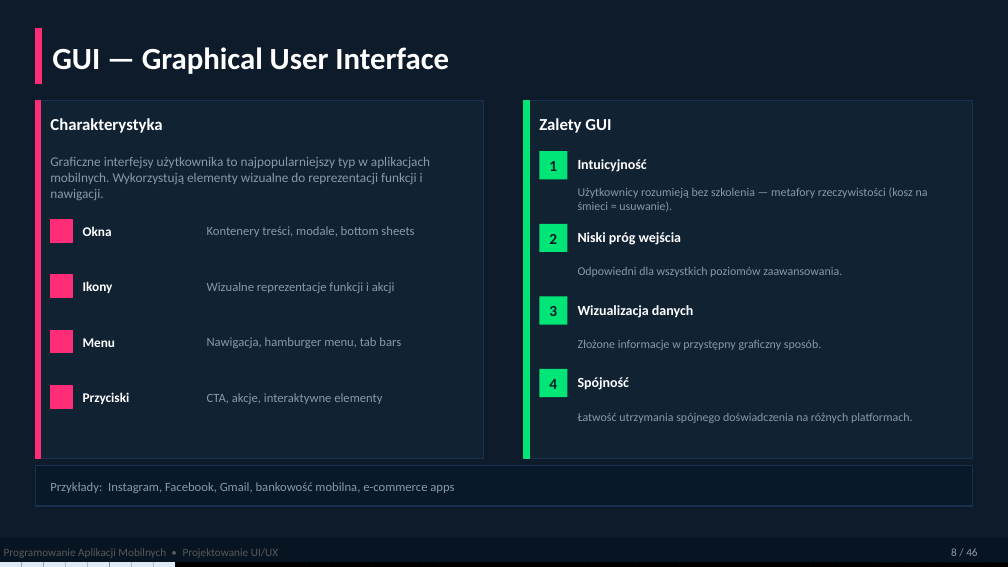
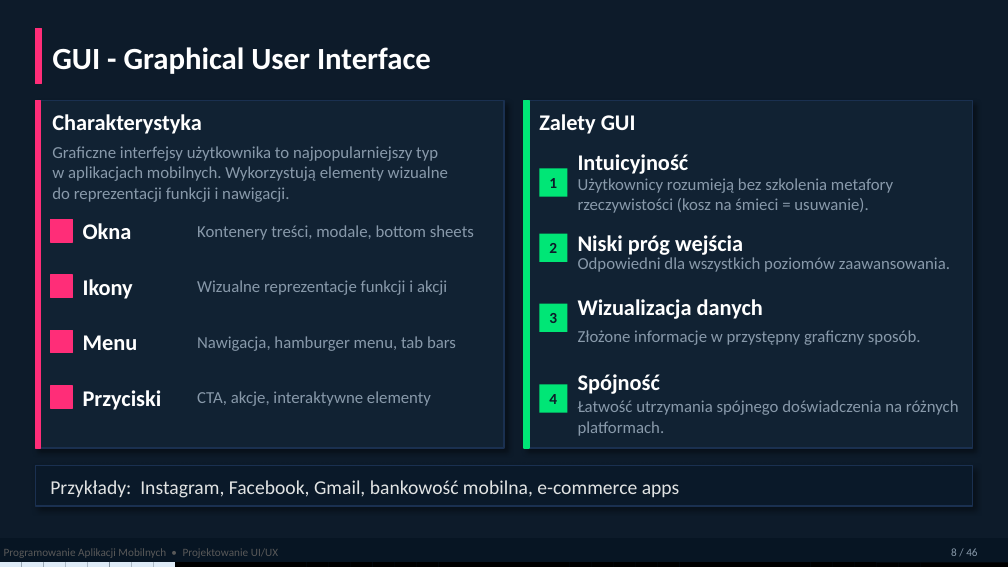
Before and after one commit to MatPomGit/mobileHub, a slide deck: slide 8 of wyklady/w3_ui.pptx. Drawn at 1008x567 pixels with LibreOffice and Linux fonts; fonts in the diff are those of the drawing. Boxes give left, top, right and bottom in pixels: in the first picture for what was removed or moved away, otherwise in the second. Text is boxed around its words. In the diff, an @@ line names an element or a change of style, - is before the commit and + after.

```diff
--- a/wyklady/w3_ui.pptx
+++ b/wyklady/w3_ui.pptx
@@ text at box(52, 47, 431, 74): text changed @@
-GUI — Graphical User Interface
+GUI - Graphical User Interface
@@ shadow on in 3 elements at box(35, 466, 973, 506), box(524, 101, 973, 449), box(35, 101, 504, 449) @@
@@ rectangle: place and size @@
-rectangle at box(35, 101, 40, 459)
+rectangle at box(35, 101, 40, 449)
@@ rectangle: place and size @@
-rectangle at box(35, 101, 484, 459)
+rectangle at box(35, 101, 504, 449)
@@ text "Charakterystyka" at box(52, 114, 201, 134): size 12 to 16 pt @@
@@ rectangle: place and size @@
-rectangle at box(524, 101, 973, 459)
+rectangle at box(524, 101, 973, 449)
@@ rectangle: place and size @@
-rectangle at box(524, 101, 529, 459)
+rectangle at box(524, 101, 529, 449)
@@ text "Zalety GUI" at box(539, 114, 636, 134): size 12 to 16 pt @@
@@ text "Graficzne interfejsy użytkownika to najpopularniejszy ..." at box(52, 146, 448, 202): size 9.5 to 12 pt @@
@@ rectangle "1": place and size @@
-rectangle "1" at box(539, 151, 568, 179)
+rectangle "1" at box(539, 168, 568, 197)
@@ text at box(578, 178, 893, 213): text changed; size 8.5 to 12 pt @@
-Użytkownicy rozumieją bez szkolenia — metafory rzeczywistości (kosz na śmieci = usuwanie).
+Użytkownicy rozumieją bez szkolenia metafory rzeczywistości (kosz na śmieci = usuwanie).
@@ text "Kontenery treści, modale, bottom sheets": place and size @@
-text "Kontenery treści, modale, bottom sheets" at box(207, 226, 414, 237)
+text "Kontenery treści, modale, bottom sheets" at box(197, 225, 474, 240)
@@ rectangle "2": place and size @@
-rectangle "2" at box(539, 224, 568, 252)
+rectangle "2" at box(539, 234, 568, 262)
@@ size 10 to 16 pt in 4 elements at box(578, 374, 660, 394), box(578, 154, 689, 174), box(578, 299, 763, 319), box(578, 235, 743, 255) @@
@@ size 8.5 to 12 pt in 3 elements at box(578, 400, 959, 436), box(578, 330, 921, 345), box(578, 257, 950, 272) @@
@@ text "Wizualne reprezentacje funkcji i akcji": place and size @@
-text "Wizualne reprezentacje funkcji i akcji" at box(207, 282, 395, 293)
+text "Wizualne reprezentacje funkcji i akcji" at box(197, 280, 447, 295)
@@ rectangle "3": place and size @@
-rectangle "3" at box(539, 296, 568, 325)
+rectangle "3" at box(539, 303, 568, 332)
@@ size 9 to 12 pt in 4 elements at box(197, 391, 431, 406), box(197, 225, 474, 240), box(197, 280, 447, 295), box(197, 336, 456, 351) @@
@@ text "Nawigacja, hamburger menu, tab bars": place and size @@
-text "Nawigacja, hamburger menu, tab bars" at box(207, 337, 401, 348)
+text "Nawigacja, hamburger menu, tab bars" at box(197, 336, 456, 351)
@@ size 9.5 to 16 pt in 4 elements at box(83, 223, 132, 239), box(83, 279, 133, 299), box(83, 335, 138, 350), box(83, 390, 162, 410) @@
@@ text "CTA, akcje, interaktywne elementy": place and size @@
-text "CTA, akcje, interaktywne elementy" at box(207, 393, 382, 404)
+text "CTA, akcje, interaktywne elementy" at box(197, 391, 431, 406)
@@ rectangle "4": place and size @@
-rectangle "4" at box(539, 369, 568, 397)
+rectangle "4" at box(539, 384, 568, 412)
@@ text "Przykłady: Instagram, Facebook, Gmail, bankowość ..." at box(50, 480, 680, 498): size 9 to 14 pt, text colour #8899AA to #E1E3E3 @@
```
Also in this commit, not shown: 39 other slides changed, 1 other file.
